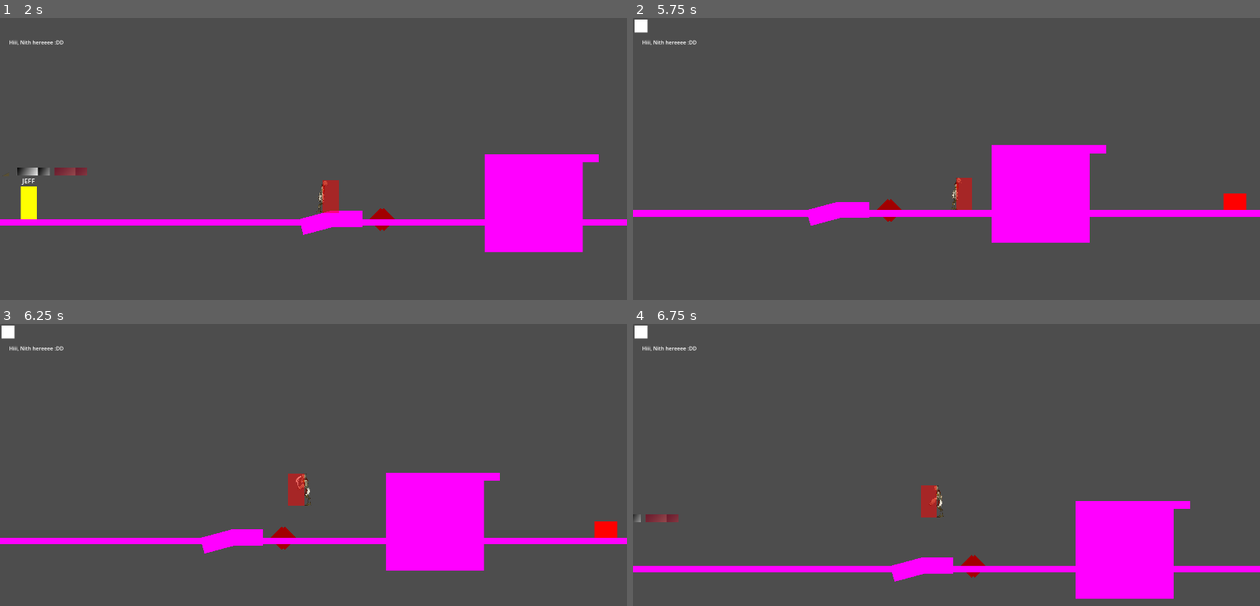
Above: before the commit, frames 1-4 (two rows, left to right).
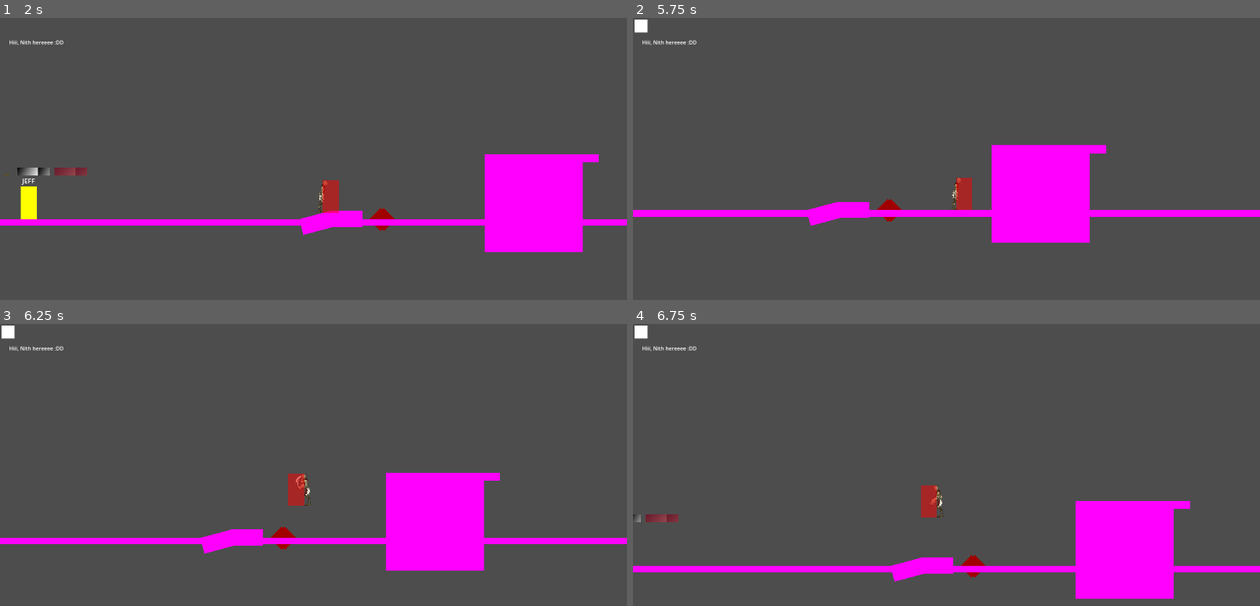
Above: after the commit, the same moments.

Repository: M4przybysz/Kamen-z-serca
Game: Godot game, scene res://src/main/main.tscn
Two runs of this game, one before a commit and one after it. Both use one fixed random seed, a clock stepped at 60 frames per second and the inputs below.
Inputs (mouse positions are in pixels of both pictures, inside the frame that each line leads up to):
- Up to frame 1 (2 s): move the mouse to (451, 175) at 0.52 s; hold D (move_right) from 0.53 s (still down); click (451, 175) at 0.6 s; tap Space (jump) at 0.77, 1.52 s; move the mouse to (188, 212) at 1.27 s; tap Mouse wheel down (change_feather_down) at 1.35 s; click (188, 212) at 1.55 s
- Up to frame 2 (5.75 s): move the mouse to (1009, 116) at 2.02 s; release D (move_right) at 2.03 s; hold A (move_left) 2.03-2.78 s; tap Mouse wheel up (change_feather_up) at 2.1 s; click (1009, 116) at 2.3 s; move the mouse to (915, 263) at 2.77 s; hold D (move_right) 2.78-4.28 s; tap Middle mouse button (feather_throw) at 2.85 s; tap Space (jump) at 3.02, 3.77, 4.52 s; click (915, 263) at 3.05 s; move the mouse to (1134, 246) at 3.52 s; tap Q (shield_use) at 3.6 s; click (1134, 246) at 3.8 s; move the mouse to (758, 142) at 4.27 s; hold A (move_left) 4.28-5.03 s; tap Shift (slide_and_air_dash) at 4.35 s; click (758, 142) at 4.55 s; move the mouse to (977, 192) at 5.02 s; hold D (move_right) from 5.03 s (still down); hold Right mouse button (spear_attack) from 5.03 s (still down); click (977, 192) at 5.3 s
- Up to frame 3 (6.25 s): move the mouse to (219, 411) at 5.77 s; release D (move_right) at 5.78 s; release Right mouse button (spear_attack) at 5.78 s; hold A (move_left) from 5.78 s (still down); click (219, 411) at 5.85 s; tap Space (jump) at 6.02 s
- Up to frame 4 (6.75 s): keep holding A (move_left); move the mouse to (1084, 481) at 6.52 s; click (1084, 481) at 6.6 s

Frame 1 is identical in both runs. In frame 2, 0.2% of the frame differs, in the area x 94-98%, y 62-69%; in frame 3, 0.2%; in frame 4, less than 0.1%.

Commit message:
Created new enemy scene modifying enemy template to fit the needs of mud mummy

Diff:
--- /dev/null
+++ b/la_creatura_game/src/enemies/mud_mummy/mud_mummy.gd
@@ -0,0 +1,200 @@
+extends CharacterBody2D
+
+@onready var animated_sprite_2d: AnimatedSprite2D = $AnimatedSprite2D
+@onready var normal_collision: CollisionShape2D = $NormalCollision
+@onready var hurtbox_collision: CollisionShape2D = $Hurtbox/CollisionShape2D
+@onready var example_attack_collision: CollisionShape2D = $Attacks/ExampleAttack/CollisionShape2D
+@onready var reset_hp_timer: Timer = $Timers/ResetHPTimer
+
+@onready var player: CharacterBody2D = $"../../../Player"
+
+# Movement variables
+@export var movement_speed = 150.0
+var starting_point: Vector2
+var left_movement_limit: float
+var right_movement_limit: float
+var target: float
+@export var movement_range_left: int = 400
+@export var movement_range_right: int = 400
+
+# Combat variables
+@export var max_hp: int = 3
+var hp: int
+var dmg_source_count = 0
+var dmg_taken = 0
+var dmg_dictionary = { # Disctionary used to determine the dmg taken by the player by the name of the enemy's attack
+	"wing_attack" : 1,
+	"stone_feather" : 1,
+	"copper_feather" : 1,
+	"bronze_feather" : 3,
+	# Add more values here (format "attack_name" : damage)
+}
+
+# Dynamic playthrough variables
+var state = "idle"
+var direction = 0
+var seesPlayer = false
+var playerInRange = false
+var playerInChargeRange = false
+
+func _ready() -> void:
+	starting_point = global_position
+	left_movement_limit = starting_point.x - movement_range_left
+	right_movement_limit = starting_point.x + movement_range_right
+	hp = max_hp
+	target = global_position.x
+
+func _physics_process(delta: float) -> void:
+	# Add the gravity.
+	if !is_on_floor():
+		velocity += get_gravity() * delta
+
+	# Decide what to do
+	state_machine()
+
+	# Animate enemy
+	flip_h()
+	# animated_sprite_2d.play(state)
+
+	velocity.x = direction * movement_speed
+
+	move_and_slide()
+
+#########################################
+# State machine handling
+#########################################
+func state_machine():
+	check_distance_to_player()
+
+	match state:
+		"idle":
+			if hp <= 0:
+				state = "die"
+			elif seesPlayer:
+				state = "combat"
+			else:
+				state = "idle_movement"
+		"idle_movement":
+			if seesPlayer:
+				state = "combat"
+			else:
+				idle_movement()
+		"combat":
+			if hp <= 0:
+				state = "die"
+			elif !seesPlayer:
+				state = "idle"
+			elif playerInChargeRange:
+				state = "charge"
+			elif !playerInRange:
+				state = "combat_movement"
+			elif playerInRange:
+				state = "wrap_round_player"
+		"combat_movement":
+			if playerInRange || !seesPlayer:
+				state = "combat"
+			elif playerInChargeRange:
+				state = "charge"
+			else:
+				combat_movement()
+		"wrap_round_player":
+			if !playerInRange:
+				state = "combat"
+			else:
+				wrap_round_player()
+		"charge":
+			if !playerInChargeRange:
+				state = "combat"
+			else:
+				charge()
+		"die":
+			die()
+		_:
+			print("undefined state")
+
+#########################################
+# Direction change handling
+#########################################
+func flip_h():
+	if direction > 0:
+		animated_sprite_2d.flip_h = false
+		example_attack_collision.position.x = 45
+	elif direction < 0:
+		animated_sprite_2d.flip_h = true
+		example_attack_collision.position.x = -45
+
+#########################################
+# Hitboxes and hurtboxes handling
+#########################################
+func _on_hurtbox_area_entered(area: Area2D) -> void:
+	dmg_source_count += 1
+	for group in dmg_dictionary:
+		if area.is_in_group(group):
+			dmg_taken += dmg_dictionary[group]
+	decrease_hp(floor(dmg_taken/dmg_source_count))
+
+func _on_hurtbox_area_exited(area: Area2D) -> void:
+	dmg_source_count -= 1
+	for group in dmg_dictionary:
+		if area.is_in_group(group):
+			dmg_taken -= dmg_dictionary[group]
+
+#########################################
+# Timers handling
+#########################################
+func _on_reset_hp_timer_timeout() -> void:
+	hp = max_hp
+	print(hp)
+	reset_hp_timer.stop()
+
+#########################################
+# Combat handling
+#########################################
+func decrease_hp(value: int) -> void:
+	if hp - value > 0:
+		hp -= value
+	else:
+		hp = 0
+	print(hp)
+
+func die() -> void:
+	# TODO: Add death animation
+	print("Deleting enemy...")
+	queue_free()
+
+func charge() -> void:
+	pass
+
+func wrap_round_player() -> void:
+	pass
+
+func check_distance_to_player() -> void:
+	if player.global_position.x < left_movement_limit || player.global_position.x > right_movement_limit:
+		seesPlayer = false
+		if hp < max_hp && reset_hp_timer.is_stopped():
+			reset_hp_timer.start()
+	else:
+		seesPlayer = true
+		playerInChargeRange = abs(player.global_position.x - global_position.x) > 400
+		playerInRange = !abs(player.global_position.x - global_position.x) > 100
+
+func combat_movement() -> void:
+	target = player.global_position.x
+
+	if target > global_position.x:
+		direction = 1
+	elif target < global_position.x:
+		direction = -1
+	else:
+		direction = 0
+
+func idle_movement() -> void:
+	if global_position.x < target + 3 && global_position.x > target - 3:
+		target = randi() % int(right_movement_limit - left_movement_limit) + left_movement_limit
+
+	if target > global_position.x:
+		direction = 1
+	elif target < global_position.x:
+		direction = -1
+	else:
+		direction = 0
--- /dev/null
+++ b/la_creatura_game/src/enemies/mud_mummy/mud_mummy.tscn
@@ -0,0 +1,106 @@
+[gd_scene load_steps=6 format=3 uid="uid://dwl1u5xa8yaj3"]
+
+[ext_resource type="Script" path="res://src/enemies/mud_mummy/mud_mummy.gd" id="1_ri1ep"]
+
+[sub_resource type="CapsuleShape2D" id="CapsuleShape2D_4h4jj"]
+radius = 25.0
+height = 70.0
+
+[sub_resource type="RectangleShape2D" id="RectangleShape2D_bl10x"]
+size = Vector2(70, 50)
+
+[sub_resource type="SpriteFrames" id="SpriteFrames_mbqbr"]
+animations = [{
+"frames": [],
+"loop": true,
+"name": &"charge",
+"speed": 5.0
+}, {
+"frames": [],
+"loop": true,
+"name": &"combat",
+"speed": 5.0
+}, {
+"frames": [],
+"loop": true,
+"name": &"combat_movement",
+"speed": 5.0
+}, {
+"frames": [],
+"loop": true,
+"name": &"idle",
+"speed": 5.0
+}, {
+"frames": [],
+"loop": true,
+"name": &"idle_movement",
+"speed": 5.0
+}, {
+"frames": [],
+"loop": true,
+"name": &"wrap_around_player",
+"speed": 5.0
+}]
+
+[sub_resource type="RectangleShape2D" id="RectangleShape2D_li7yr"]
+size = Vector2(40, 50)
+
+[node name="MudMummy" type="CharacterBody2D"]
+collision_layer = 16
+collision_mask = 16
+script = ExtResource("1_ri1ep")
+
+[node name="Timers" type="Node" parent="."]
+
+[node name="ResetHPTimer" type="Timer" parent="Timers"]
+wait_time = 10.0
+
+[node name="NormalCollision" type="CollisionShape2D" parent="."]
+rotation = 1.5708
+shape = SubResource("CapsuleShape2D_4h4jj")
+
+[node name="Hurtbox" type="Area2D" parent="." groups=["enemy"]]
+position = Vector2(-35, -25)
+collision_layer = 6
+collision_mask = 4
+
+[node name="CollisionShape2D" type="CollisionShape2D" parent="Hurtbox"]
+position = Vector2(35, 25)
+shape = SubResource("RectangleShape2D_bl10x")
+
+[node name="ColorRect" type="ColorRect" parent="."]
+offset_left = -35.0
+offset_top = -25.0
+offset_right = 35.0
+offset_bottom = 25.0
+color = Color(1, 0, 0, 1)
+
+[node name="AnimatedSprite2D" type="AnimatedSprite2D" parent="."]
+position = Vector2(-35, -25)
+sprite_frames = SubResource("SpriteFrames_mbqbr")
+animation = &"charge"
+autoplay = "idle"
+
+[node name="Attacks" type="Node2D" parent="."]
+
+[node name="ExampleAttack" type="Area2D" parent="Attacks" groups=["enemy"]]
+collision_layer = 2
+collision_mask = 2
+
+[node name="CollisionShape2D" type="CollisionShape2D" parent="Attacks/ExampleAttack"]
+visible = false
+position = Vector2(55, 0)
+shape = SubResource("RectangleShape2D_li7yr")
+disabled = true
+
+[node name="ColorRect" type="ColorRect" parent="Attacks/ExampleAttack/CollisionShape2D"]
+offset_left = -20.0
+offset_top = -25.0
+offset_right = 20.0
+offset_bottom = 25.0
+color = Color(1, 0, 0, 0.501961)
+metadata/_edit_use_anchors_ = true
+
+[connection signal="timeout" from="Timers/ResetHPTimer" to="." method="_on_reset_hp_timer_timeout"]
+[connection signal="area_entered" from="Hurtbox" to="." method="_on_hurtbox_area_entered"]
+[connection signal="area_exited" from="Hurtbox" to="." method="_on_hurtbox_area_exited"]
--- a/la_creatura_game/src/test_elements/levels/programmers_playground.tscn
+++ b/la_creatura_game/src/test_elements/levels/programmers_playground.tscn
@@ -7,6 +7,7 @@
 [ext_resource type="PackedScene" uid="uid://dr1pgdanv45c4" path="res://src/templates/enviroment/Platform_basic.tscn" id="5_8lnfh"]
 [ext_resource type="Texture2D" uid="uid://cqkv4dqtdf4jr" path="res://icon.svg" id="5_x4klb"]
 [ext_resource type="PackedScene" uid="uid://vhd8wu8sob1g" path="res://src/templates/enviroment/Platform_slowing.tscn" id="6_kn8ie"]
+[ext_resource type="PackedScene" uid="uid://dwl1u5xa8yaj3" path="res://src/enemies/mud_mummy/mud_mummy.tscn" id="8_02asq"]
 
 [sub_resource type="PhysicsMaterial" id="PhysicsMaterial_yoxu6"]
 
@@ -159,4 +160,7 @@
 [node name="Enemies" type="Node2D" parent="."]
 
 [node name="EnemyTemplate" parent="Enemies" instance=ExtResource("3_tev26")]
-position = Vector2(2404, 591)
+position = Vector2(6632, 550)
+
+[node name="MudMummy" parent="Enemies" instance=ExtResource("8_02asq")]
+position = Vector2(2962, 591)
Not shown: 1 places in la_creatura_game/src/test_elements/levels/programmers_playground.tscn that only renumber resources
